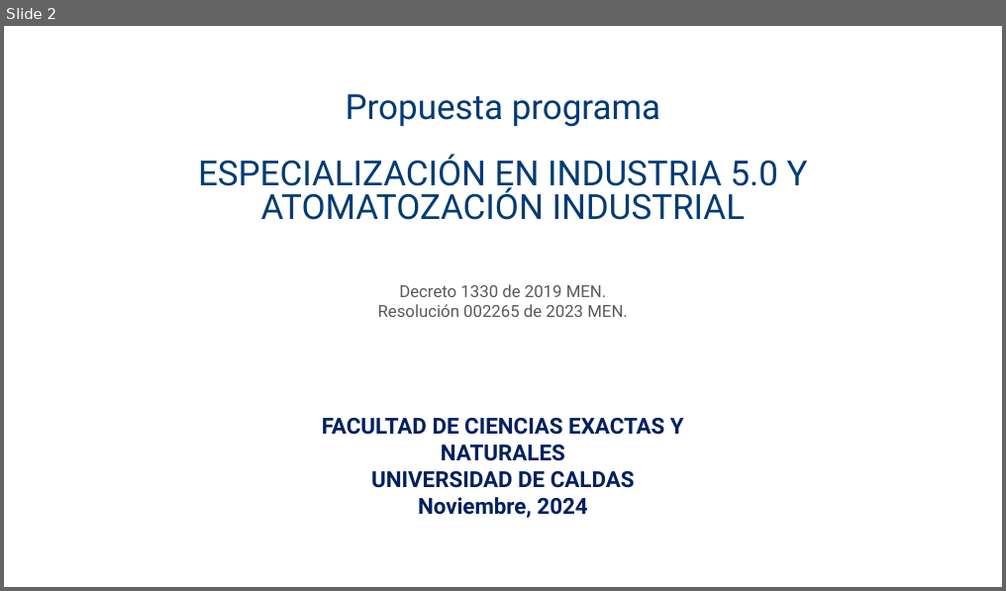
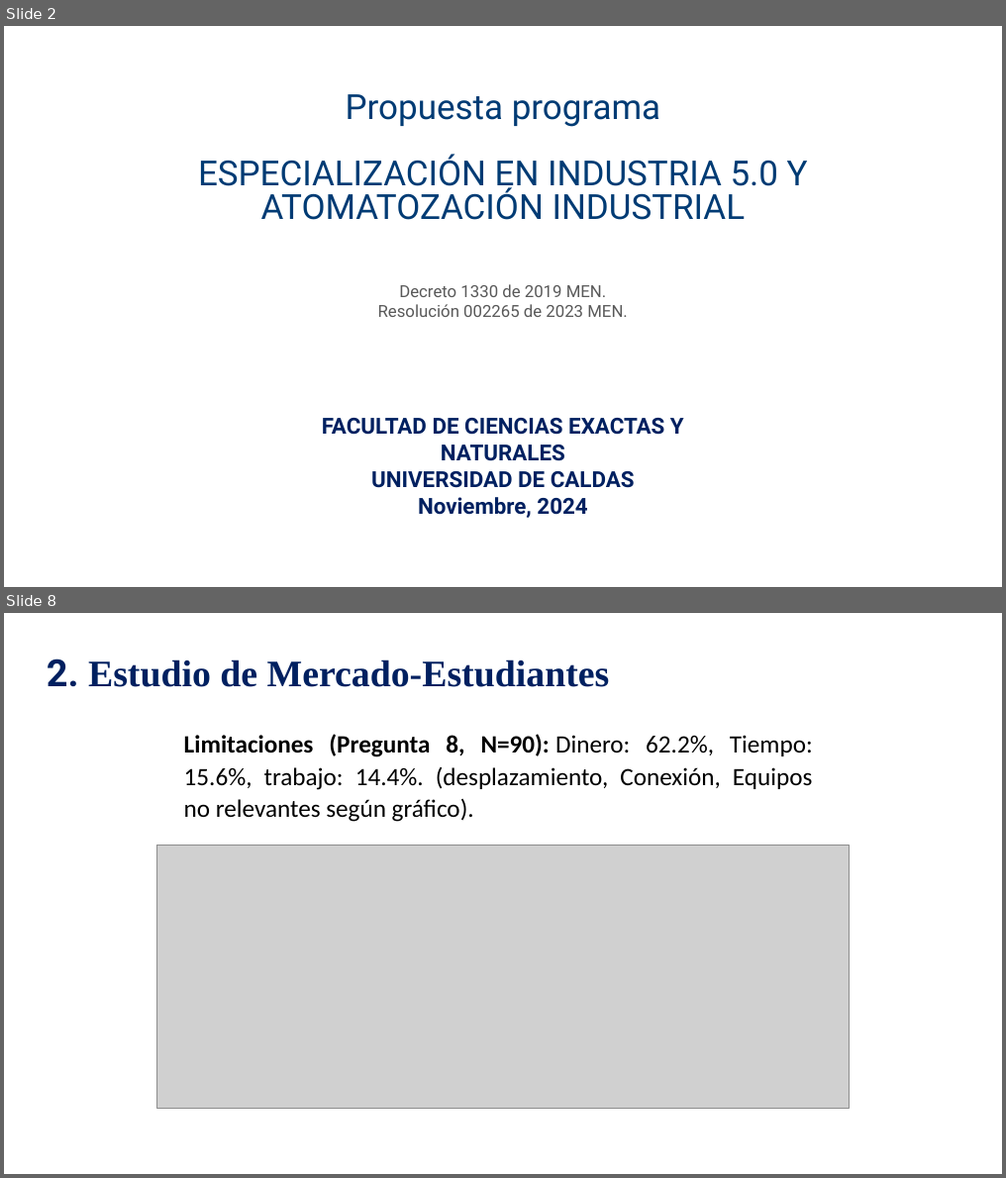
Before and after one commit to DanielVickG87/ESPECIALIZACION_EN_INDUSTRIA_5.0_Y_AUTOMATIZACION_INDUSTRIAL, a slide deck: Presentación decanatura PROGRAMA ESPECIALIZACIÓN EN INDUSTRIA 5.0.pptx. Shown one above the other, each under a label of ours: slide 2 before the commit, slides 2 and 8 after it; the slides between them are not shown. The pictures are 1006x591 and 1006x1178 pixels, drawn with LibreOffice and Linux fonts; fonts in the diff are those of the drawing; grey boxes stand for pictures; background and template pictures are left out. Boxes give left, top, right and bottom in pixels: in the first picture for what was removed or moved away, otherwise in the second. Text is boxed around its words. In the diff, an @@ line names an element or a change of style, - is before the commit and + after.

```diff
--- a/Presentación decanatura PROGRAMA ESPECIALIZACIÓN EN INDUSTRIA 5.0.pptx
+++ b/Presentación decanatura PROGRAMA ESPECIALIZACIÓN EN INDUSTRIA 5.0.pptx
@@ slide 8 added at (x1=4, y1=613, x2=1002, y2=1174), background picture (left out) @@
@@ text added at (x1=47, y1=659, x2=610, y2=687), 27 pt, text #002060, bold @@
+2. Estudio de Mercado-Estudiantes
@@ text added at (x1=184, y1=734, x2=813, y2=822), 18 pt, text #000000 @@
+  Limitaciones (Pregunta 8, N=90): Dinero: 62.2%, Tiempo: 15.6%, trabajo: 14.4%. (desplazamiento, Conexión, Equipos no relevantes según gráfico).
@@ picture added at (x1=156, y1=846, x2=849, y2=1108) @@
```
Also in this commit, not shown: 7 slides changed, 14 other slides added, 2 slides removed, 10 other files.
